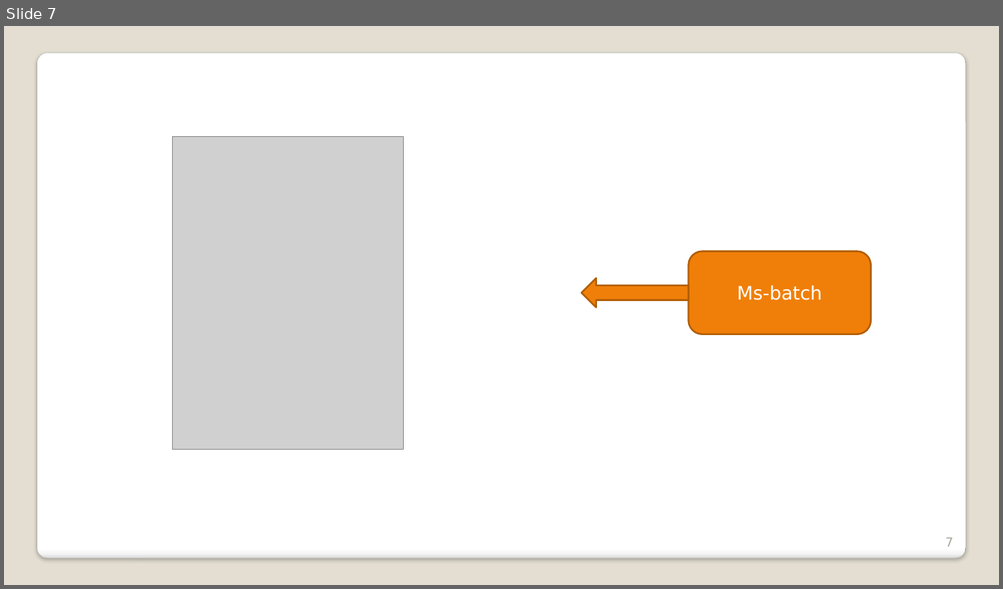
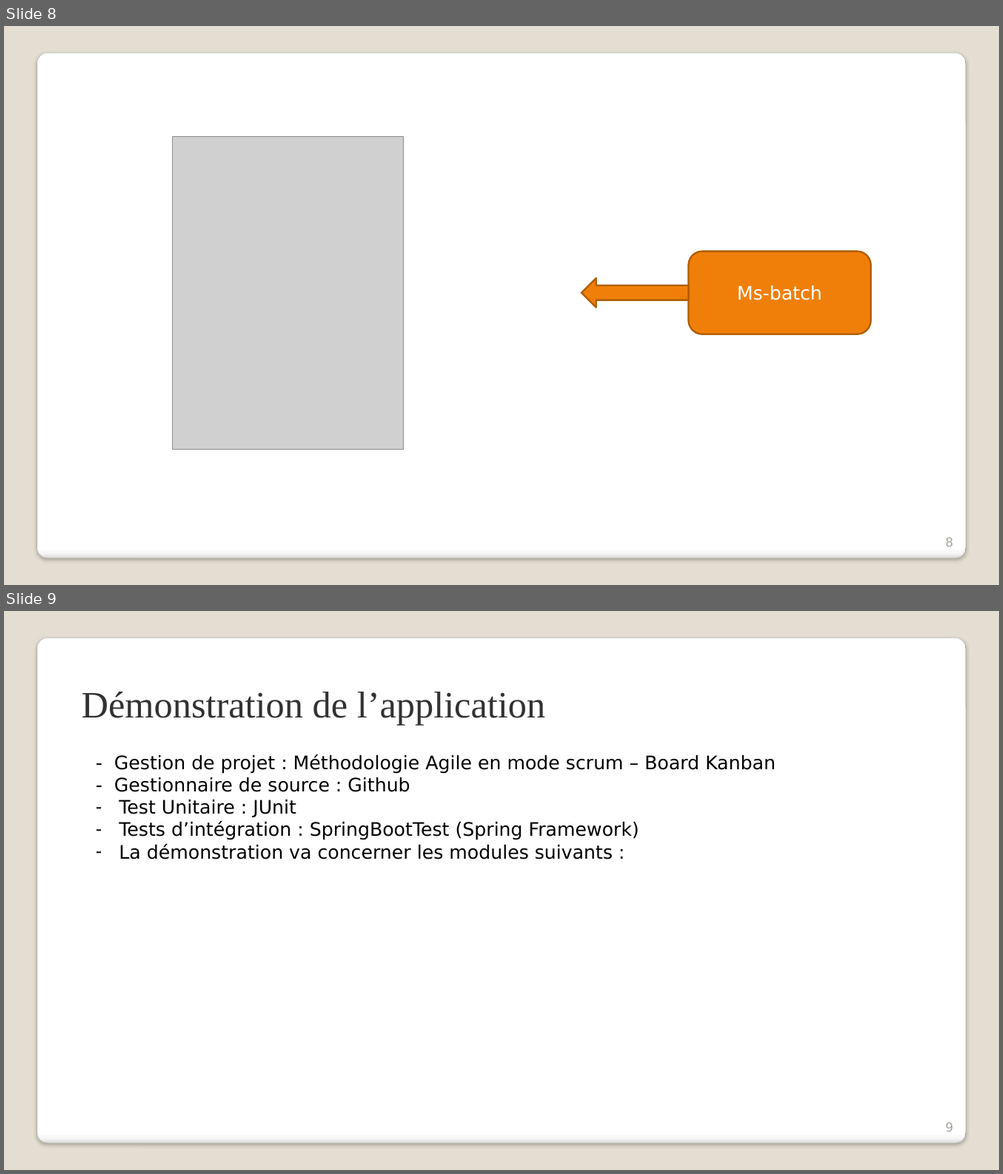
Before and after one commit to rvallet/ocp12-neighborhood-app, a slide deck: doc/OPC12-Présentation.pptx. Shown one above the other, each under a label of ours: slide 7 before the commit, slides 8 and 9 after it. The pictures are 1003x589 and 1003x1174 pixels, drawn with LibreOffice and Linux fonts; fonts in the diff are those of the drawing; grey boxes stand for pictures. Boxes give left, top, right and bottom in pixels: in the first picture for what was removed or moved away, otherwise in the second. Text is boxed around its words. In the diff, an @@ line names an element or a change of style, - is before the commit and + after.

```diff
--- a/doc/OPC12-Présentation.pptx
+++ b/doc/OPC12-Présentation.pptx
@@ slide 9 added at [4,611,999,1170], background #E3DED1; not listed: 1 template element that a slide beside it also shows @@
@@ text added at [82,692,545,725], 72 pt, text #323232 @@
+Démonstration de l’application
@@ text added at [114,755,775,860], 36 pt, text #000000 @@
+- Gestion de projet : Méthodologie Agile en mode scrum – Board Kanban
+- Gestionnaire de source : Github
+– Test Unitaire : JUnit
+– Tests d’intégration : SpringBootTest (Spring Framework)
+– La démonstration va concerner les modules suivants :
@@ page number added at [945,1122,953,1132], 24 pt, text #A8A49B @@
+9
@@ what was slide 7 is now slide 8 @@
@@ page number at [945,537,953,547]: text changed @@
-7
+8
```
Also in this commit, not shown: 2 slides changed, 3 other slides added, 6 other files.
